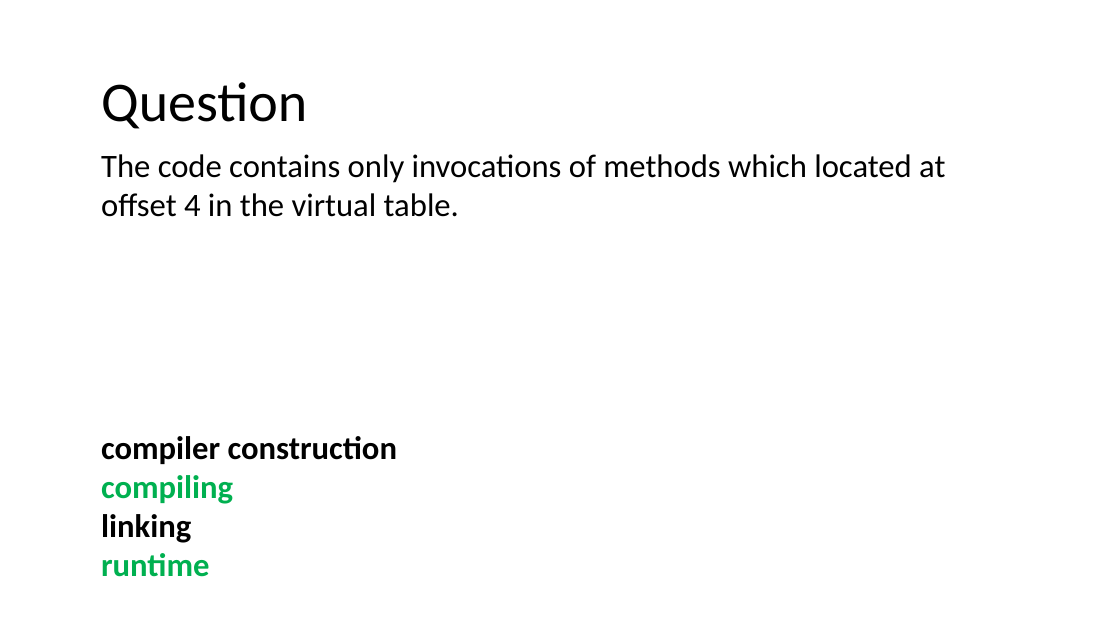
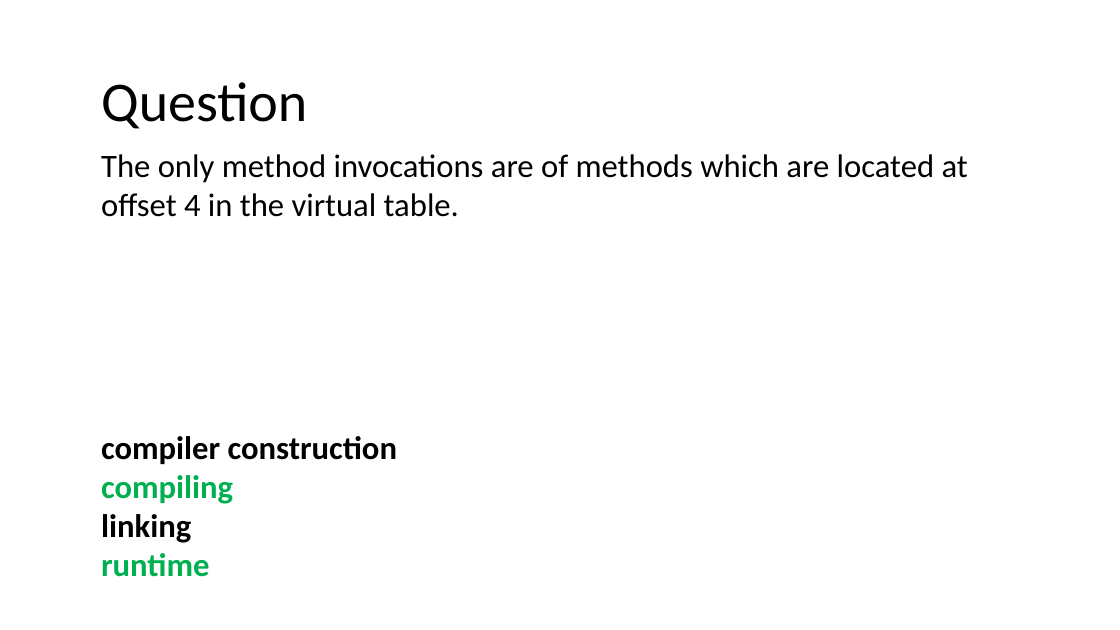
Before and after one commit to nivshani/compilation, a slide deck: slide 15 of slides/exam-questions.pptx. Drawn at 1120x630 pixels with LibreOffice and Linux fonts; fonts in the diff are those of the drawing. Boxes give left, top, right and bottom in pixels: in the first picture for what was removed or moved away, otherwise in the second. Text is boxed around its words. In the diff, an @@ line names an element or a change of style, - is before the commit and + after.

```diff
--- a/slides/exam-questions.pptx
+++ b/slides/exam-questions.pptx
@@ text at [101,154,968,217]: text changed @@
-The code contains only invocations of methods which located at offset 4 in the virtual table.
+The only method invocations are of methods which are located at offset 4 in the virtual table.
```
Also in this commit, not shown: 1 other file.
